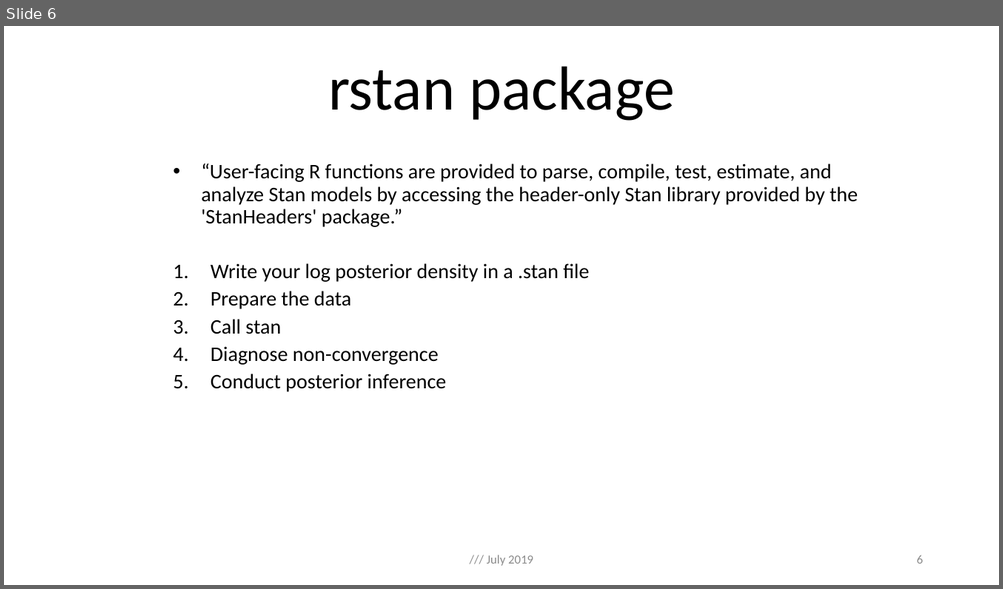
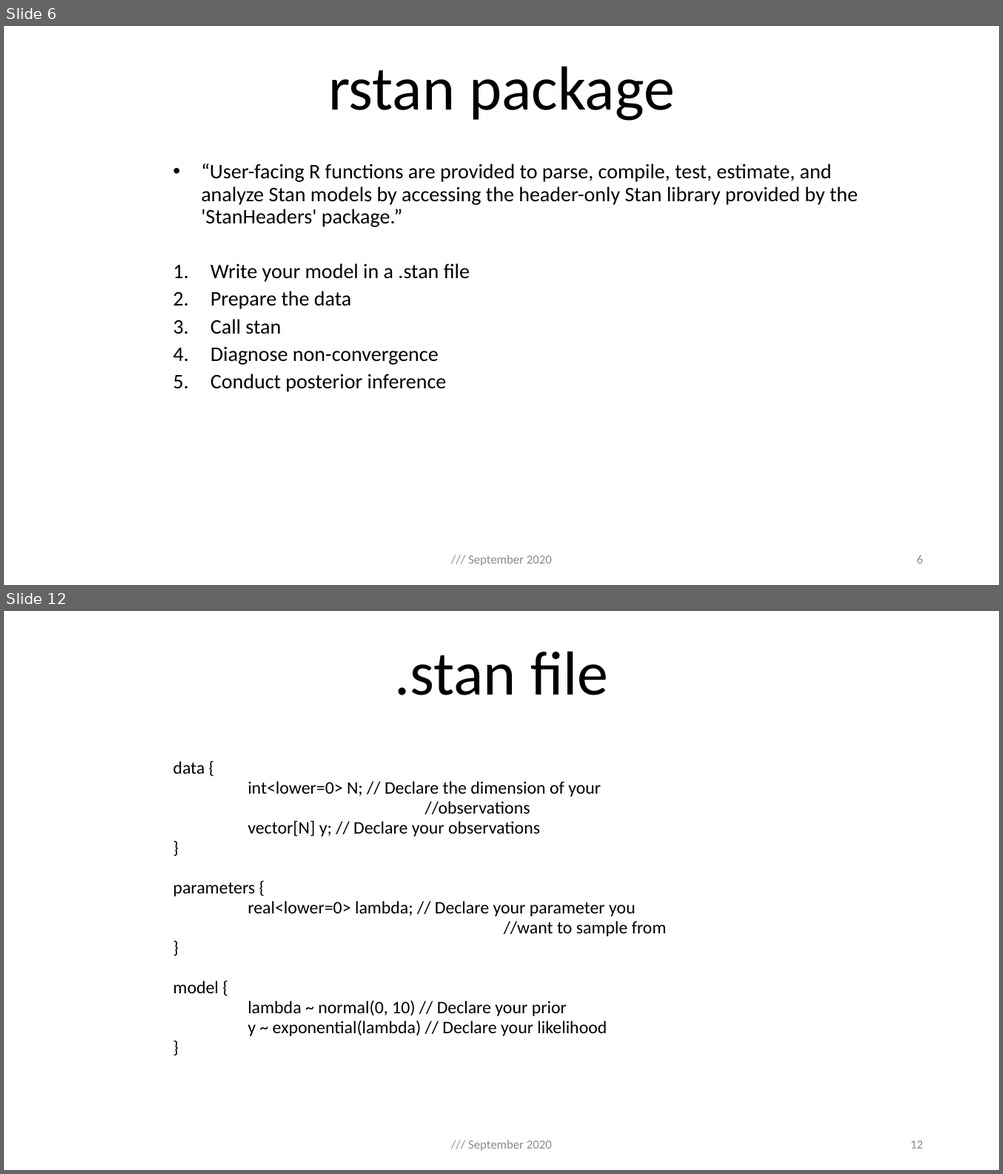
Before and after one commit to ilaga/RStan-Workshop, a slide deck: rstan_pp.pptx. Shown one above the other, each under a label of ours: slide 6 before the commit, slides 6 and 12 after it; the slides between them are not shown. The pictures are 1003x589 and 1003x1174 pixels, drawn with LibreOffice and Linux fonts; fonts in the diff are those of the drawing. Boxes give left, top, right and bottom in pixels: in the first picture for what was removed or moved away, otherwise in the second. Text is boxed around its words. In the diff, an @@ line names an element or a change of style, - is before the commit and + after.

```diff
--- a/rstan_pp.pptx
+++ b/rstan_pp.pptx
@@ slide 12 added at (4, 611, 999, 1170), background #FFFFFF @@
@@ title added at (394, 651, 608, 695), 60 pt, text #000000 @@
+.stan file
@@ subtitle added at (173, 761, 666, 1037), 17 pt, text #000000 @@
+  data {
+  int<lower=0> N; // Declare the dimension of your
+  //observations
+  vector[N] y; // Declare your observations
+  }
+  parameters {
+  real<lower=0> lambda; // Declare your parameter you
+  //want to sample from
+  }
+  model {
+  lambda ~ normal(0, 10) // Declare your prior
+  y ~ exponential(lambda) // Declare your likelihood
+  }
@@ text added at (468, 1140, 552, 1151), 12 pt, text #8C8C8C @@
+/// September 2020
@@ page number added at (910, 1141, 922, 1149), 12 pt, text #8C8C8C @@
+12
@@ slide 6 changed as well @@
@@ subtitle at (210, 264, 469, 282): text changed @@
-  1. Write your log posterior density in a .stan file
+  1. Write your model in a .stan file
@@ text at (468, 555, 552, 566): text changed @@
-/// July 2019
+/// September 2020
```
Also in this commit, not shown: 10 other slides changed, 5 other slides added, 1 other file.
